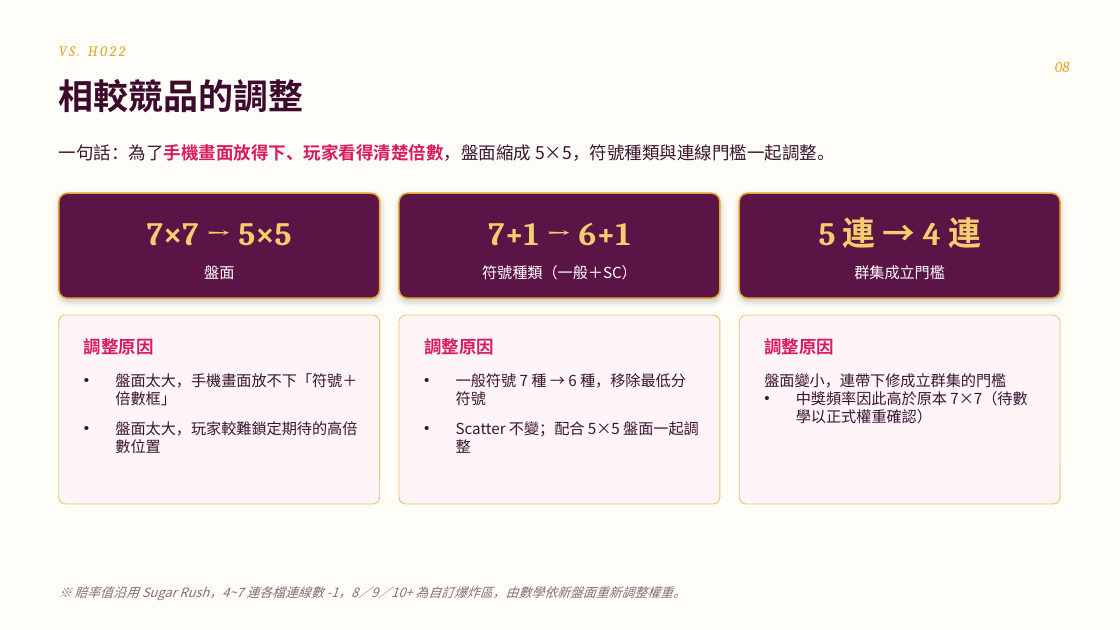
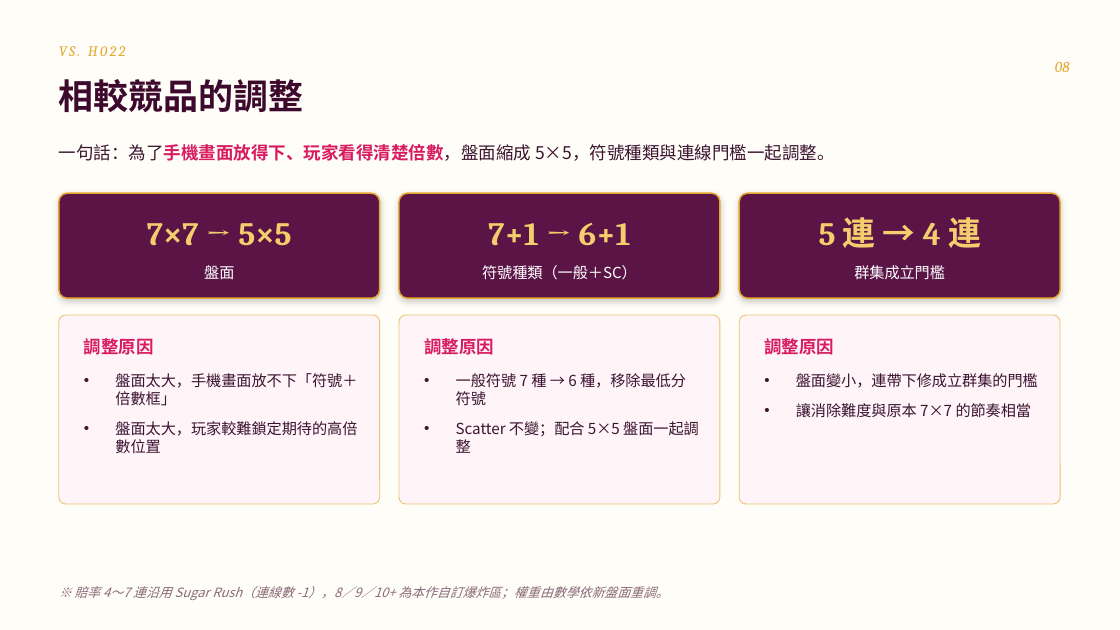
Before and after one commit to rhino-boss/Jumbo, a slide deck: slide 15 of Slots/遊戲發想/急速糖果 2/提案/CANDY_RUSH_2_提案說明_v13.pptx. Drawn at 1120x630 pixels with LibreOffice and Linux fonts; fonts in the diff are those of the drawing. Boxes give left, top, right and bottom in pixels: in the first picture for what was removed or moved away, otherwise in the second. Text is boxed around its words. In the diff, an @@ line names an element or a change of style, - is before the commit and + after.

```diff
--- a/Slots/遊戲發想/急速糖果 2/提案/CANDY_RUSH_2_提案說明_v13.pptx
+++ b/Slots/遊戲發想/急速糖果 2/提案/CANDY_RUSH_2_提案說明_v13.pptx
@@ text at bbox=[796, 373, 1038, 418]: text changed @@
-• 盤面變小，連帶下修成立群集的門檻
-  中獎頻率因此高於原本 7×7（待數學以正式權重確認）
+• 盤面變小，連帶下修成立群集的門檻
+• 讓消除難度與原本 7×7 的節奏相當
@@ text at bbox=[74, 586, 668, 600]: text changed @@
-※ 賠率值沿用 Sugar Rush，4~7 連各檔連線數 -1，8／9／10+ 為自訂爆炸區，由數學依新盤面重新調整權重。
+※ 賠率 4～7 連沿用 Sugar Rush（連線數 -1），8／9／10+ 為本作自訂爆炸區；權重由數學依新盤面重調。
```
Also in this commit, not shown: 10 other slides changed, 7 other files.
